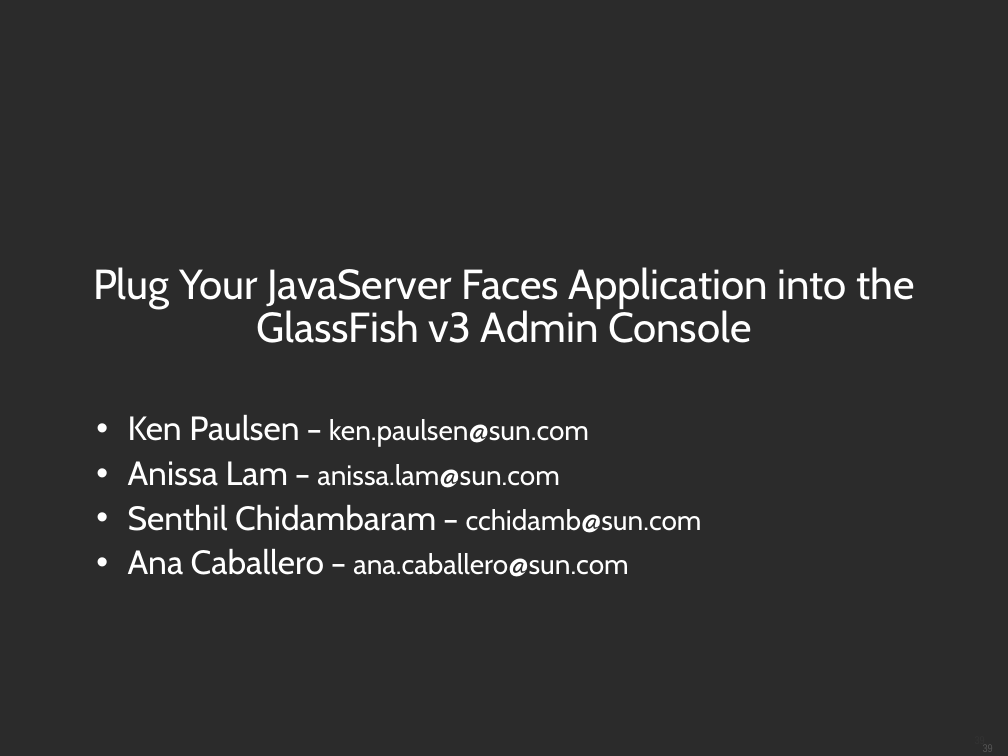
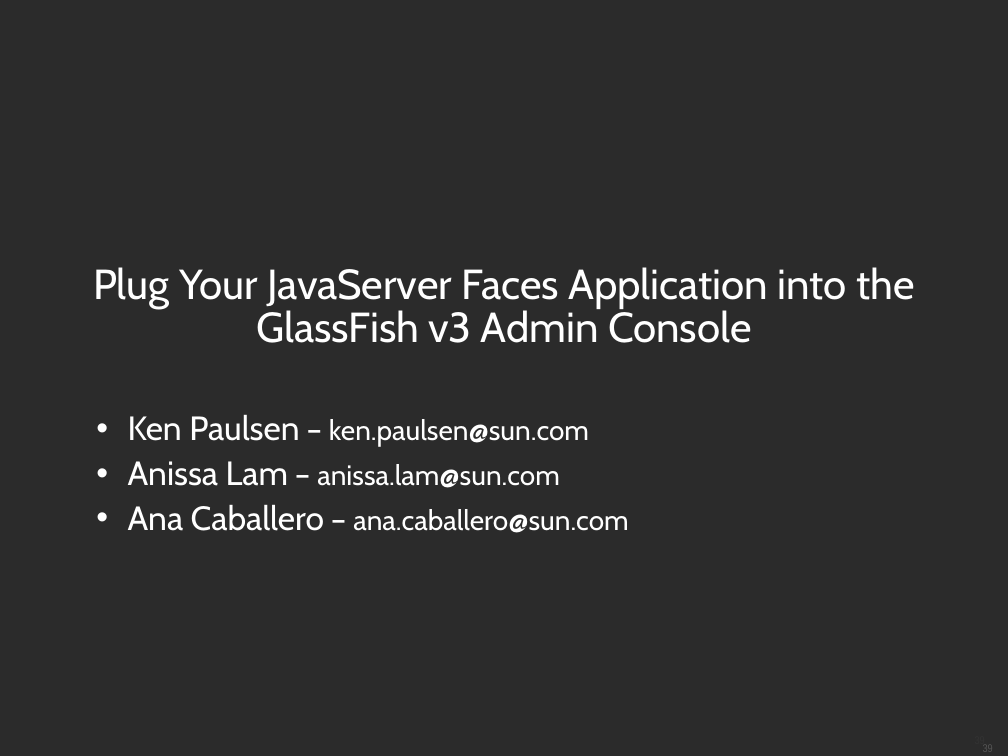
Before and after one commit to javaee/glassfish, a slide deck: slide 39 of v3/admingui/j1plugin/gfplugin/4520_gfplugin.odp. Drawn at 1008x756 pixels with LibreOffice and Linux fonts; fonts in the diff are those of the drawing; background and template pictures are left out; a plain dark background stands for a picture behind light text. Boxes give left, top, right and bottom in pixels: in the first picture for what was removed or moved away, otherwise in the second. Text is boxed around its words. In the diff, an @@ line names an element or a change of style, - is before the commit and + after.

```diff
--- a/v3/admingui/j1plugin/gfplugin/4520_gfplugin.odp
+++ b/v3/admingui/j1plugin/gfplugin/4520_gfplugin.odp
@@ text at (x1=128, y1=504, x2=702, y2=533): paragraph removed @@
-• Senthil Chidambaram – cchidamb@sun.com
```
Also in this commit, not shown: 4 other slides changed, 1 other file.
